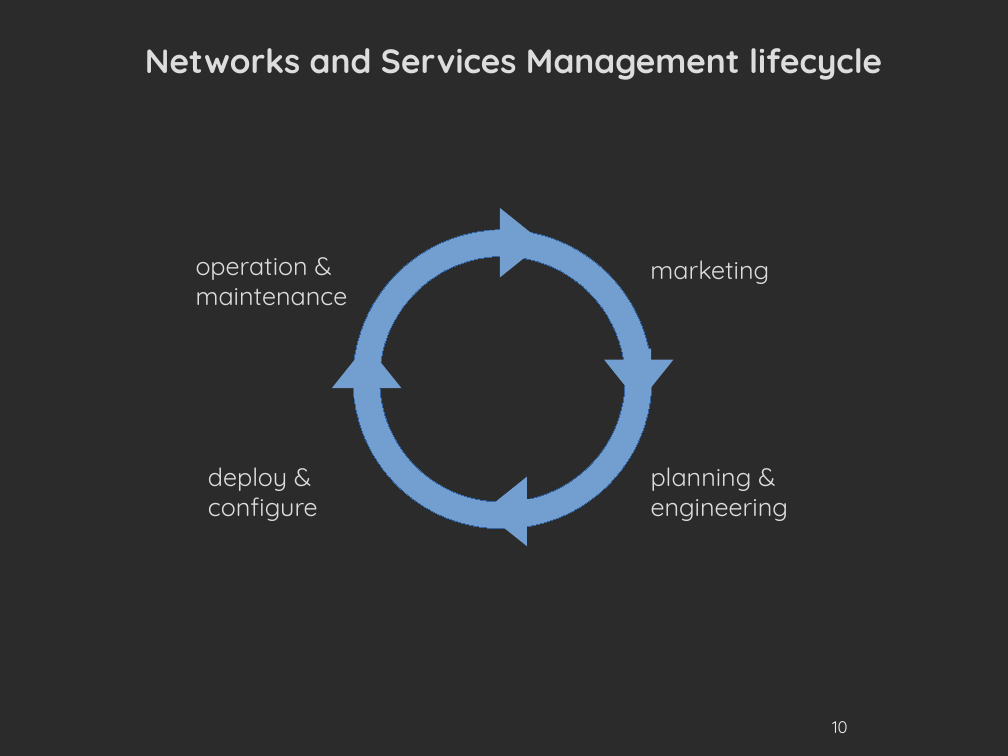
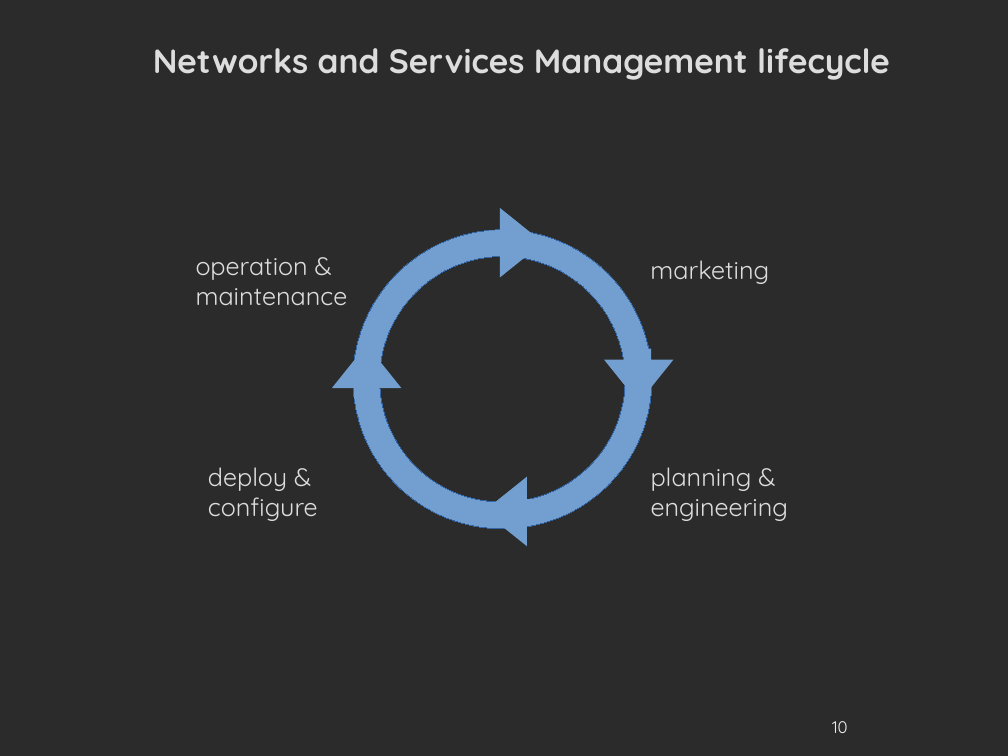
Before and after one commit to danielausparis/globals-3.00, a slide deck: slide 10 of globals-v3.00-test.odp. Drawn at 1008x756 pixels with LibreOffice and Linux fonts; fonts in the diff are those of the drawing; background and template pictures are left out; a plain dark background stands for a picture behind light text. Boxes give left, top, right and bottom in pixels: in the first picture for what was removed or moved away, otherwise in the second. Text is boxed around its words. In the diff, an @@ line names an element or a change of style, - is before the commit and + after.

```diff
--- a/globals-v3.00-test.odp
+++ b/globals-v3.00-test.odp
@@ title "Networks and Services Management lifecycle": place and size @@
-title "Networks and Services Management lifecycle" at (145, 48, 882, 80)
+title "Networks and Services Management lifecycle" at (153, 48, 890, 80)
```
Also in this commit, not shown: 57 other slides changed, 3 slides removed.
